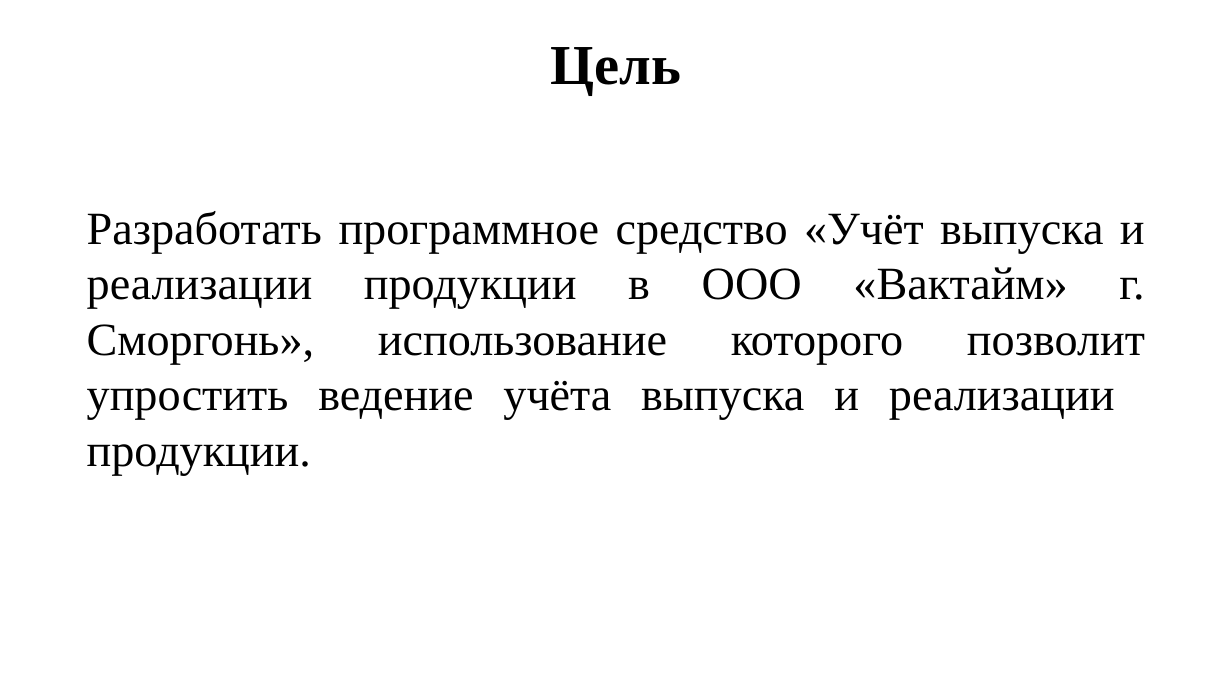
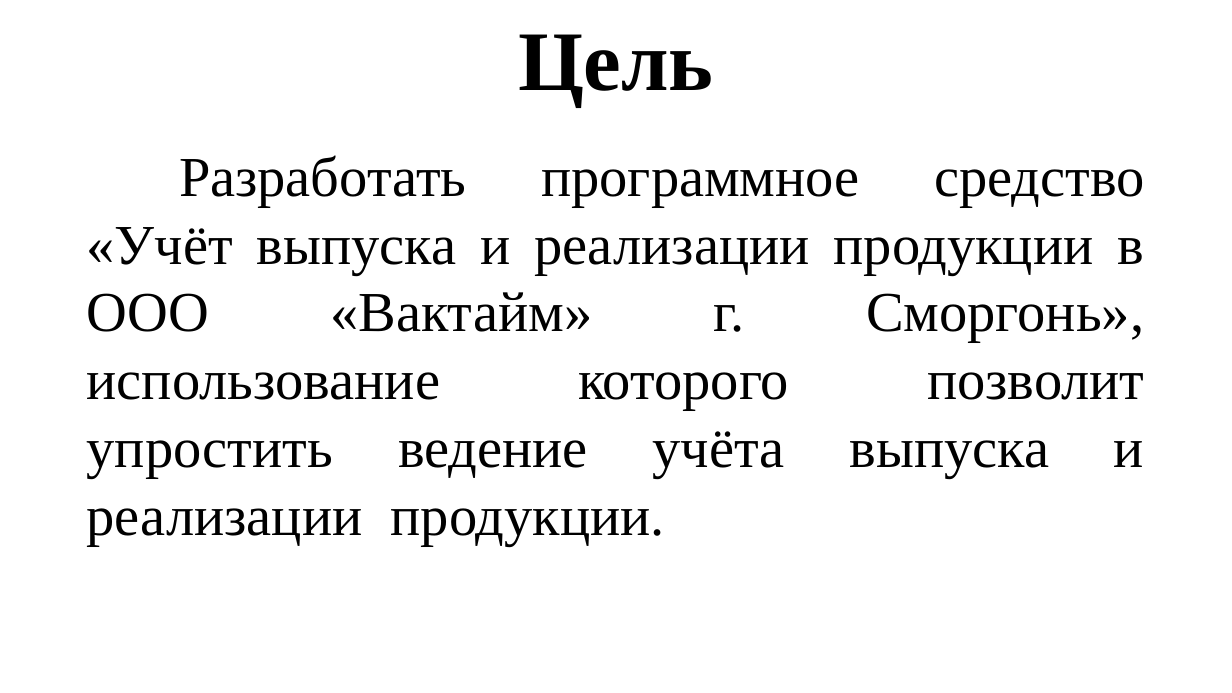
Before and after one commit to maldavan5916/VacTimeTP, a slide deck: slide 2 of Documentation/DIPLOM/Presentation.pptx. Drawn at 1232x693 pixels with LibreOffice and Linux fonts; fonts in the diff are those of the drawing. Boxes give left, top, right and bottom in pixels: in the first picture for what was removed or moved away, otherwise in the second. Text is boxed around its words. In the diff, an @@ line names an element or a change of style, - is before the commit and + after.

```diff
--- a/Documentation/DIPLOM/Presentation.pptx
+++ b/Documentation/DIPLOM/Presentation.pptx
@@ text "Цель" moved from (x1=551, y1=47, x2=681, y2=96) to (x1=518, y1=34, x2=714, y2=106) @@
@@ text "Цель" at (x1=518, y1=34, x2=714, y2=106): size 44 to 66 pt @@
@@ text "Разработать программное средство «Учёт выпуска ..." moved from (x1=87, y1=211, x2=1145, y2=475) to (x1=87, y1=155, x2=1145, y2=546) @@
@@ text "Разработать программное средство «Учёт выпуска ..." at (x1=87, y1=155, x2=1145, y2=546): size 36 to 44 pt @@
```
Also in this commit, not shown: 9 other slides changed, 2 slides added, 2 slides removed, 1 other file.
